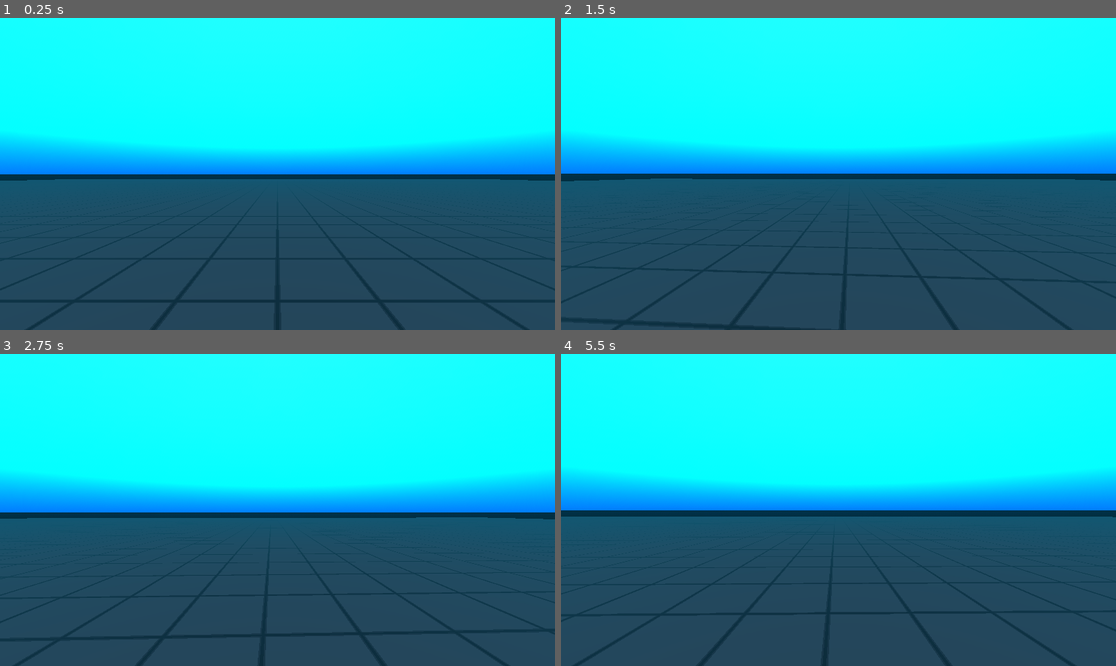
Above: before the commit, frames 1-4 (two rows, left to right).
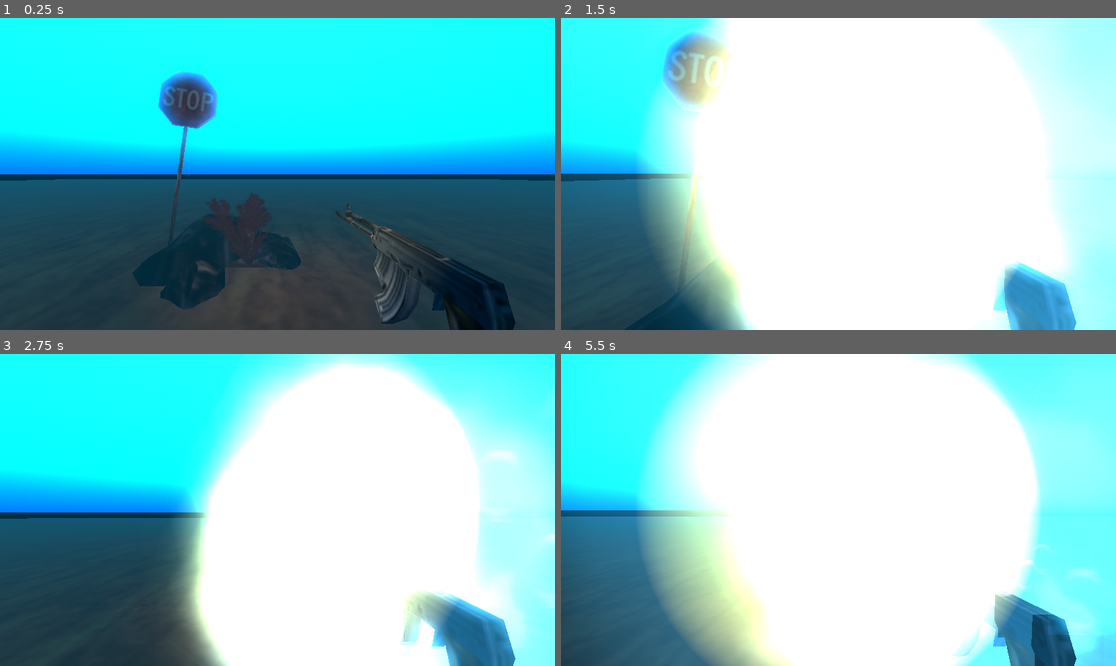
Above: after the commit, the same moments.

Repository: Twocarish/suburban-drift
Game: Godot game, scene res://main.tscn
Same seed, same stepped clock (60 frames per second), same inputs: the game is played once before the commit and once after it.
Inputs (mouse positions are in pixels of both pictures, inside the frame that each line leads up to):
- Up to frame 1 (0.25 s): no input
- Up to frame 2 (1.5 s): tap Enter at 0.5 s; move the mouse to (866, 174) at 0.52 s; press the mouse at (866, 174) at 0.53 s; hold Up (ui_up) from 0.53 s (still down); tap Space (jump) at 0.77 s; move the mouse to (810, 174) at 1.27 s; release the mouse at (810, 174) at 1.28 s; click (810, 174) at 1.35 s
- Up to frame 3 (2.75 s): keep holding Up (ui_up); tap Space (jump) at 1.52 s; move the mouse to (288, 503) at 2.02 s; press the mouse at (288, 503) at 2.03 s
- Up to frame 4 (5.5 s): keep holding Up (ui_up); move the mouse to (832, 516) at 2.77 s; release the mouse at (832, 516) at 2.78 s; click (832, 516) at 2.85 s; tap Space (jump) at 3.02, 3.77, 4.52 s; move the mouse to (877, 513) at 3.52 s; press the mouse at (877, 513) at 3.53 s; move the mouse to (794, 506) at 4.27 s; release the mouse at (794, 506) at 4.28 s; click (794, 506) at 4.35 s; move the mouse to (844, 510) at 5.02 s; press the mouse at (844, 510) at 5.03 s

The runs differ from the first frame. In frame 1, 23% of the frame differs, in the area x 0-100%, y 16-100%; in frame 2, 90%; in frame 3, 68%; in frame 4, 94%, in the area x 0-100%, y 0-100%.

Commit message:
Gun particles
added some props, player rifle, shooting particles

Diff:
--- /dev/null
+++ b/animated_prop.gd
@@ -0,0 +1,4 @@
+extends Node3D
+
+func _ready():
+	$AnimationPlayer.play("Idle")
--- /dev/null
+++ b/ground/sand.tres
@@ -0,0 +1,9 @@
+[gd_resource type="StandardMaterial3D" load_steps=2 format=3 uid="uid://b2yubma3tqnho"]
+
+[ext_resource type="Texture2D" uid="uid://dvrb8fjryrq43" path="res://ground/T_Surface_Sand.png" id="1_vxghi"]
+
+[resource]
+albedo_texture = ExtResource("1_vxghi")
+normal_scale = 11.02
+uv1_scale = Vector3(0.1, 0.1, 0.1)
+uv1_triplanar = true
--- a/main.tscn
+++ b/main.tscn
@@ -1,8 +1,17 @@
-[gd_scene load_steps=10 format=3 uid="uid://0m8amf7udhxs"]
-
-[ext_resource type="Material" path="res://Grid.tres" id="1_0xm2m"]
+[gd_scene load_steps=30 format=3 uid="uid://0m8amf7udhxs"]
+
 [ext_resource type="Script" uid="uid://gn1ts8nllqc5" path="res://main.gd" id="1_h2yge"]
 [ext_resource type="Script" uid="uid://2ihsdjcq4cd3" path="res://player/player.gd" id="1_ig7tw"]
+[ext_resource type="PackedScene" uid="uid://dp54puk6fuvm3" path="res://player/blend_weapon_rifle.glb" id="3_4c57u"]
+[ext_resource type="Material" uid="uid://b2yubma3tqnho" path="res://ground/sand.tres" id="3_5vw27"]
+[ext_resource type="PackedScene" uid="uid://bqgn8cna65oav" path="res://rocks/rock1.glb" id="4_7mycd"]
+[ext_resource type="Material" uid="uid://dwfjsm5umw0gw" path="res://player/bubble.tres" id="4_efxa6"]
+[ext_resource type="PackedScene" uid="uid://cs68heca6wpp7" path="res://rocks/rock2.glb" id="5_272bh"]
+[ext_resource type="Material" uid="uid://dfxawj34ry0j0" path="res://player/puff.tres" id="5_dg77c"]
+[ext_resource type="PackedScene" uid="uid://bc4hot677bmcw" path="res://rocks/rock.glb" id="6_5vw27"]
+[ext_resource type="PackedScene" uid="uid://ckeq4e4yl88ov" path="res://plants/sea_plant.glb" id="7_272bh"]
+[ext_resource type="Script" uid="uid://cc1j4m3a7tclx" path="res://animated_prop.gd" id="8_5vw27"]
+[ext_resource type="PackedScene" uid="uid://dh61ernr88bnc" path="res://signs/stop_sign.glb" id="10_efxa6"]
 
 [sub_resource type="ProceduralSkyMaterial" id="ProceduralSkyMaterial_0xm2m"]
 sky_top_color = Color(0.0097954, 0.243325, 0.412691, 1)
@@ -20,7 +29,7 @@
 background_mode = 2
 sky = SubResource("Sky_h2yge")
 ambient_light_source = 2
-ambient_light_color = Color(0.355462, 0.535116, 0.675669, 1)
+ambient_light_color = Color(0.229378, 0.37199, 0.482442, 1)
 reflected_light_source = 1
 tonemap_mode = 1
 glow_enabled = true
@@ -37,6 +46,83 @@
 radius = 0.25
 height = 1.5
 
+[sub_resource type="ParticleProcessMaterial" id="ParticleProcessMaterial_dg77c"]
+direction = Vector3(0, 1, 0)
+initial_velocity_min = 3.0
+initial_velocity_max = 5.0
+gravity = Vector3(0, 2, 0)
+scale_max = 2.0
+
+[sub_resource type="QuadMesh" id="QuadMesh_ycdy4"]
+material = ExtResource("4_efxa6")
+size = Vector2(0.05, 0.05)
+orientation = 0
+
+[sub_resource type="ParticleProcessMaterial" id="ParticleProcessMaterial_w48qg"]
+direction = Vector3(-1, 1, 0)
+spread = 25.0
+initial_velocity_min = 3.0
+initial_velocity_max = 10.0
+gravity = Vector3(0, 0, 0)
+scale_min = 0.1
+scale_max = 1.5
+
+[sub_resource type="Gradient" id="Gradient_dg77c"]
+colors = PackedColorArray(1, 1, 1, 1, 1, 1, 1, 0)
+
+[sub_resource type="GradientTexture1D" id="GradientTexture1D_ycdy4"]
+gradient = SubResource("Gradient_dg77c")
+
+[sub_resource type="ParticleProcessMaterial" id="ParticleProcessMaterial_ycdy4"]
+particle_flag_rotate_y = true
+angle_min = -554.5
+angle_max = 537.3
+direction = Vector3(-1, 0, 0)
+spread = 10.0
+initial_velocity_min = 3.0
+initial_velocity_max = 10.0
+gravity = Vector3(0, 0.1, 0)
+scale_min = 1.5
+scale_max = 4.0
+color_ramp = SubResource("GradientTexture1D_ycdy4")
+
+[sub_resource type="QuadMesh" id="QuadMesh_efxa6"]
+material = ExtResource("5_dg77c")
+
+[sub_resource type="ParticleProcessMaterial" id="ParticleProcessMaterial_2cqfq"]
+particle_flag_rotate_y = true
+angle_min = -554.5
+angle_max = 537.3
+direction = Vector3(-1, 0, 0)
+spread = 0.0
+initial_velocity_min = 100.0
+initial_velocity_max = 250.0
+gravity = Vector3(0, 2, 0)
+scale_min = 1.5
+scale_max = 4.0
+color_ramp = SubResource("GradientTexture1D_ycdy4")
+
+[sub_resource type="QuadMesh" id="QuadMesh_dg77c"]
+material = ExtResource("5_dg77c")
+size = Vector2(0.2, 0.2)
+
+[sub_resource type="ParticleProcessMaterial" id="ParticleProcessMaterial_vivmo"]
+particle_flag_rotate_y = true
+angle_min = -554.5
+angle_max = 537.3
+direction = Vector3(0, 0, -1)
+spread = 10.0
+initial_velocity_min = 1.0
+initial_velocity_max = 1.25
+gravity = Vector3(0, 0.1, 0)
+scale_min = 1.5
+scale_max = 4.0
+color_ramp = SubResource("GradientTexture1D_ycdy4")
+
+[sub_resource type="QuadMesh" id="QuadMesh_2cqfq"]
+material = ExtResource("5_dg77c")
+size = Vector2(0.15, 0.15)
+
 [sub_resource type="BoxMesh" id="BoxMesh_7dm0k"]
 size = Vector3(100, 1, 100)
 
@@ -59,15 +145,82 @@
 [node name="Camera3D" type="Camera3D" parent="Player"]
 transform = Transform3D(1, 0, 0, 0, 1, 0, 0, 0, 1, 0, 1.25, 0)
 
+[node name="SpotLight3D" type="SpotLight3D" parent="Player/Camera3D"]
+light_color = Color(1, 0.806667, 0.42, 1)
+
+[node name="blend_weapon_rifle" parent="Player/Camera3D" instance=ExtResource("3_4c57u")]
+transform = Transform3D(0, 0, -0.2, 0, 0.2, 0, 0.2, 0, 0, 0.286, -0.188, -0.316)
+
+[node name="GPUParticles3D" type="GPUParticles3D" parent="Player/Camera3D/blend_weapon_rifle"]
+transform = Transform3D(1, 0, 0, 0, 1, 0, 0, 0, 1, -1.3001, 0, 0)
+emitting = false
+amount = 12
+lifetime = 0.5
+process_material = SubResource("ParticleProcessMaterial_dg77c")
+draw_pass_1 = SubResource("QuadMesh_ycdy4")
+
+[node name="GPUParticles3D3" type="GPUParticles3D" parent="Player/Camera3D/blend_weapon_rifle"]
+transform = Transform3D(1, 0, 0, 0, 1, 0, 0, 0, 1, -2.83155, 0, 0)
+emitting = false
+amount = 20
+process_material = SubResource("ParticleProcessMaterial_w48qg")
+draw_pass_1 = SubResource("QuadMesh_ycdy4")
+
+[node name="GPUParticles3D2" type="GPUParticles3D" parent="Player/Camera3D/blend_weapon_rifle"]
+transform = Transform3D(1, 0, 0, 0, 1, 0, 0, 0, 1, -1.16071, 0, 0)
+emitting = false
+amount = 32
+lifetime = 2.0
+use_fixed_seed = true
+seed = 1484820908
+process_material = SubResource("ParticleProcessMaterial_ycdy4")
+draw_pass_1 = SubResource("QuadMesh_efxa6")
+
+[node name="GPUParticles3D5" type="GPUParticles3D" parent="Player/Camera3D/blend_weapon_rifle"]
+transform = Transform3D(1, 0, 0, 0, 1, 0, 0, 0, 1, -1.16071, 0, 0)
+emitting = false
+amount = 128
+process_material = SubResource("ParticleProcessMaterial_2cqfq")
+draw_pass_1 = SubResource("QuadMesh_dg77c")
+
+[node name="GPUParticles3D4" type="GPUParticles3D" parent="Player/Camera3D/blend_weapon_rifle"]
+transform = Transform3D(1, 0, 0, 0, 1, 0, 0, 0, 1, -0.705691, 0, -0.438269)
+emitting = false
+amount = 16
+lifetime = 2.0
+use_fixed_seed = true
+seed = 3848298787
+process_material = SubResource("ParticleProcessMaterial_vivmo")
+draw_pass_1 = SubResource("QuadMesh_2cqfq")
+
 [node name="StaticBody3D" type="StaticBody3D" parent="."]
 transform = Transform3D(1, 0, 0, 0, 1, 0, 0, 0, 1, 0, -1, 0)
 
 [node name="MeshInstance3D" type="MeshInstance3D" parent="StaticBody3D"]
 transform = Transform3D(1, 0, 0, 0, 1, 0, 0, 0, 1, 0, 0.5, 0)
-material_override = ExtResource("1_0xm2m")
+material_override = ExtResource("3_5vw27")
 mesh = SubResource("BoxMesh_7dm0k")
 
 [node name="CollisionShape3D" type="CollisionShape3D" parent="StaticBody3D"]
 transform = Transform3D(1, 0, 0, 0, 1, 0, 0, 0, 1, 0, 0.5, 0)
-visible = false
 shape = SubResource("ConcavePolygonShape3D_ig7tw")
+
+[node name="props" type="Node" parent="."]
+
+[node name="rock" parent="props" instance=ExtResource("6_5vw27")]
+transform = Transform3D(1, 0, 0, 0, 1, 0, 0, 0, 1, 0, 0, -3)
+
+[node name="rock1" parent="props" instance=ExtResource("4_7mycd")]
+transform = Transform3D(1, 0, 0, 0, 1, 0, 0, 0, 1, -0.890325, 0, -2.17045)
+
+[node name="rock2" parent="props" instance=ExtResource("5_272bh")]
+transform = Transform3D(1, 0, 0, 0, 1, 0, 0, 0, 1, -1.13877, -0.00465882, -3.2685)
+
+[node name="sea_plant" parent="props" instance=ExtResource("7_272bh")]
+transform = Transform3D(1, 0, 0, 0, 1, 0, 0, 0, 1, -0.462055, 2.98023e-08, -2.72018)
+script = ExtResource("8_5vw27")
+
+[node name="stop_sign" parent="props" instance=ExtResource("10_efxa6")]
+transform = Transform3D(0.984822, 0.126228, 0.119132, -0.127134, 0.991886, 0, -0.118165, -0.0151457, 0.992878, -1.78813, -1.19209e-07, -3.37049)
+
+[editable path="props/sea_plant"]
--- /dev/null
+++ b/plants/sea_plant.tres
@@ -0,0 +1,9 @@
+[gd_resource type="StandardMaterial3D" load_steps=2 format=3 uid="uid://ckafi7wxovd6i"]
+
+[ext_resource type="Texture2D" uid="uid://dbd370tkidwng" path="res://plants/sea_plant_sea_plant.png" id="1_obb05"]
+
+[resource]
+transparency = 1
+cull_mode = 2
+albedo_texture = ExtResource("1_obb05")
+grow_amount = 3.556
--- /dev/null
+++ b/player/bubble.tres
@@ -0,0 +1,7 @@
+[gd_resource type="StandardMaterial3D" load_steps=2 format=3 uid="uid://dwfjsm5umw0gw"]
+
+[ext_resource type="Texture2D" uid="uid://bymbp1l4mwqtk" path="res://player/small_bubble.png" id="1_wcngp"]
+
+[resource]
+blend_mode = 1
+albedo_texture = ExtResource("1_wcngp")
--- a/player/player.gd
+++ b/player/player.gd
@@ -1,10 +1,14 @@
 extends CharacterBody3D
 
 @onready var player_camera = $Camera3D
+@onready var gun_particles = []
 
 # this method is called on startup and locks the player's mouse to the screen.
 func _ready():
 	Input.set_mouse_mode(Input.MouseMode.MOUSE_MODE_CAPTURED)
+	for e in $Camera3D/blend_weapon_rifle.get_children():
+		if e is GPUParticles3D:
+			gun_particles.append(e)
 
 # called every physics tick
 func _physics_process(delta):
@@ -34,3 +38,9 @@
 	# jumping. 'nuff said
 	elif event.is_action_pressed("jump") and is_on_floor():
 		velocity.y += 2
+	elif event.is_action_pressed("shoot"):
+		for e in gun_particles:
+			e.emitting = true
+	elif event.is_action_released("shoot"):
+		for e in gun_particles:
+			e.emitting = false
--- /dev/null
+++ b/player/puff.tres
@@ -0,0 +1,14 @@
+[gd_resource type="StandardMaterial3D" load_steps=2 format=3 uid="uid://dfxawj34ry0j0"]
+
+[ext_resource type="Texture2D" uid="uid://cehliblafw4qk" path="res://player/puff.png" id="1_hnis1"]
+
+[resource]
+transparency = 1
+blend_mode = 1
+vertex_color_use_as_albedo = true
+albedo_color = Color(0.56, 0.7, 0.651, 1)
+albedo_texture = ExtResource("1_hnis1")
+billboard_mode = 3
+particles_anim_h_frames = 1
+particles_anim_v_frames = 1
+particles_anim_loop = false
--- a/project.godot
+++ b/project.godot
@@ -54,3 +54,8 @@
 "events": [Object(InputEventKey,"resource_local_to_scene":false,"resource_name":"","device":-1,"window_id":0,"alt_press …(191 unchanged characters)…
 ]
 }
+shoot={
+"deadzone": 0.2,
+"events": [Object(InputEventMouseButton,"resource_local_to_scene":false,"resource_name":"","device":-1,"window_id":0,"alt_pressed":false,"shift_pressed":false,"ctrl_pressed":false,"meta_pressed":false,"button_mask":1,"position":Vector2(180, 17),"global_position":Vector2(189, 65),"factor":1.0,"button_index":1,"canceled":false,"pressed":true,"double_click":false,"script":null)
+]
+}
--- /dev/null
+++ b/rocks/rock.tres
@@ -0,0 +1,8 @@
+[gd_resource type="StandardMaterial3D" load_steps=2 format=3 uid="uid://b1p4bjfukh70c"]
+
+[ext_resource type="Texture2D" uid="uid://b2vxny3m5mwfk" path="res://rocks/rock.jpg" id="1_odqha"]
+
+[resource]
+albedo_texture = ExtResource("1_odqha")
+anisotropy = -1.0
+ao_light_affect = 0.37
Not shown, added: animated_prop.gd.uid
Binary file added: ground/T_Surface_Sand.png
Not shown, added: ground/T_Surface_Sand.png.import
Binary file added: plants/sea_plant.glb
Not shown, added: plants/sea_plant.glb.import
Binary file added: plants/sea_plant_sea_plant.png
Not shown, added: plants/sea_plant_sea_plant.png.import
Binary file added: player/blend_weapon_rifle.glb
Not shown, added: player/blend_weapon_rifle.glb.import
Binary file added: player/blend_weapon_rifle_T_Weapon_Rifle.png
Not shown, added: player/blend_weapon_rifle_T_Weapon_Rifle.png.import
Binary file added: player/puff.png
(and 17 more such lines)
